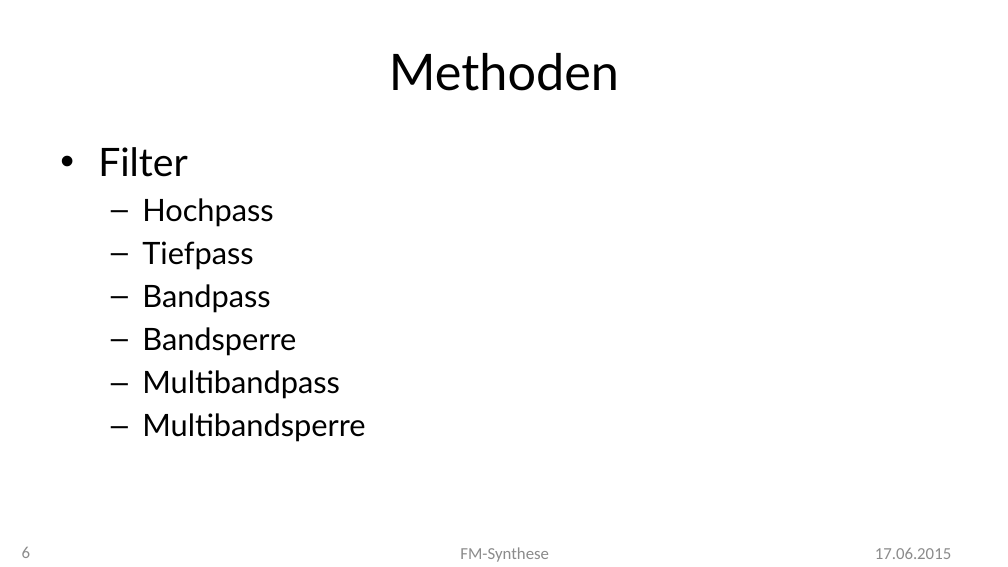
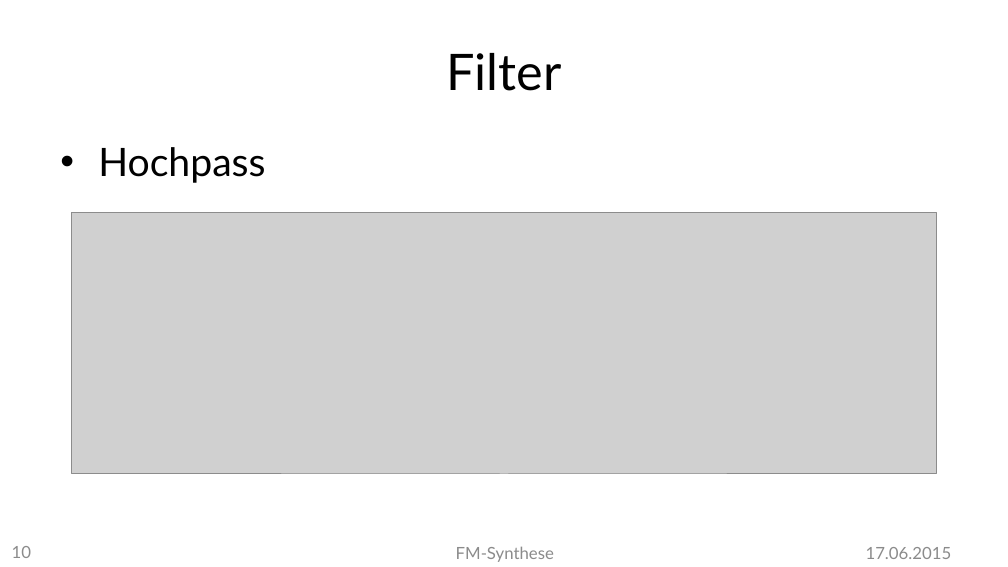
Before and after one commit to MBulli/VSeminar, a slide deck: slide 10 of Praesentation/FMSynthese-Gary.pptx (slide 6 before the commit). Drawn at 1008x567 pixels with LibreOffice and Linux fonts; fonts in the diff are those of the drawing; grey boxes stand for pictures; background and template pictures are left out. Boxes give left, top, right and bottom in pixels: in the first picture for what was removed or moved away, otherwise in the second. Text is boxed around its words. In the diff, an @@ line names an element or a change of style, - is before the commit and + after.

```diff
--- a/Praesentation/FMSynthese-Gary.pptx
+++ b/Praesentation/FMSynthese-Gary.pptx
@@ title at bbox=[446, 53, 561, 91]: text changed; text colour #2A2A2A to #000000 @@
-Methoden
+Filter
@@ text "Hochpass" at bbox=[98, 147, 265, 183]: size 22 to 28 pt, text colour #2A2A2A to #000000; bullet – to •; list level 2 to 1 in "Hochpass" @@
@@ text at bbox=[98, 147, 188, 177]: paragraph removed @@
-• Filter
@@ picture added at bbox=[72, 212, 936, 474] @@
@@ text at bbox=[142, 241, 365, 442]: paragraphs removed @@
-  – Tiefpass
-  – Bandpass
-  – Bandsperre
-  – Multibandpass
-  – Multibandsperre
@@ text "FM-Synthese" at bbox=[456, 546, 554, 562]: font Calibri to Lato, text colour #8E8E8E to #8C8C8C @@
@@ text "17.06.2015" at bbox=[866, 547, 952, 559]: font Calibri to Lato, text colour #8E8E8E to #8C8C8C @@
@@ page number at bbox=[12, 546, 31, 558]: text changed; font Calibri to Lato; text colour #8E8E8E to #8C8C8C @@
-6
+10
```
Also in this commit, not shown: 5 other slides changed, 15 slides added, 9 other files.
